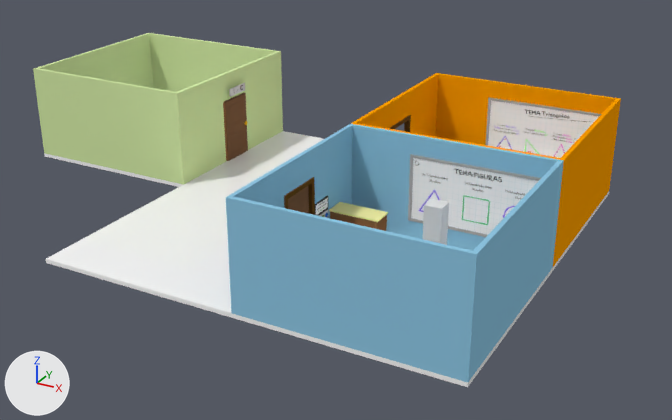
The Blender file src/Assets/3Dmodels/FigurarEnviroment.blend, before and after one commit.
Camera for both pictures: a 50 mm lens placed at (7.1, -15.65, 9.36), pointed at (-3.47, 3.56, -0.24). Every picture has the same lights, and +X, +Y and +Z are marked at lower left.

Objects in the first picture: 'Player', 'Room_1_BoardContainer', 'Room_1_BoardContent', 'Room_1_Desk', 'Room_1_Floor', 'Room_1_Wall', 'Room_2_Floor', 'Room_3_BoardContainer', 'Room_3_BoardContent', 'Room_3_Walls', 'Room_4_Door', 'Room_4_Walls'.
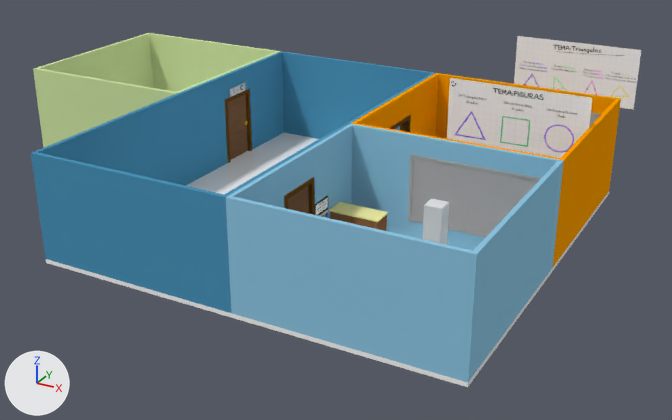
Where the newer file only moved an object's origin or applied its transform, the numbers keep the older frame.

Location of each change, (x1, y1, x2, y2) in pixels of the pictures (672 x 420 px):
'Room_2_Walls', shown (blue)
    after: (31, 51, 435, 313)
'Room_1_BoardContent', reshaped (14% wider)
    before: (411, 158, 538, 235)
    after: (447, 78, 592, 158)
'Room_3_BoardContent', reshaped
    before: (488, 100, 599, 158)
    after: (514, 36, 641, 110)
'Room_1_BoardContainer', moved, rescaled
    both: (408, 154, 541, 237)
'Room_3_BoardContainer', moved, rescaled
    before: (485, 97, 601, 145)
    after: (589, 113, 601, 127)
'Room_2_Floor', unchanged, covered by the edit
    before: (46, 131, 323, 318)
    after: (46, 133, 318, 318)

The change, as a diff of the scene's bpy script:
```diff
--- a/src/Assets/3Dmodels/FigurarEnviroment.blend.py
+++ b/src/Assets/3Dmodels/FigurarEnviroment.blend.py
@@ me_cube_001 @@
 me_cube_001.from_pydata(...)  # 16 vertices, 14 faces; spans x -1.8..1.8, y 2.38..2.4, z 0.25..2.05
 # used by ob_room_1_boardcontainer; location = (0.7, 0.0, 0.27); scale = (0.9, 1.0, 0.9)
+# me_cube_001 part 1: the whole mesh is scaled about its middle by (0.9, 1, 0.9), then moved by (0.0, -2.39, -1.15)
 me_cube_001.materials.append(mat_coloredmaterial)
@@ ob_room_1_boardcontainer @@
 ob_room_1_boardcontainer = bpy.data.objects.new('Room_1_BoardContainer', me_cube_001)
-ob_room_1_boardcontainer.location = (0.7, 0.0, 0.27)
-ob_room_1_boardcontainer.scale = (0.9, 1.0, 0.9)
+ob_room_1_boardcontainer.location = (0.7, 2.39, 1.3)
@@ ob_room_2_walls @@
 ob_room_2_walls.scale = (1.0, 0.5, 1.0)
-ob_room_2_walls.hide_set(True)
@@ ob_room_3_boardcontainer @@
 ob_room_3_boardcontainer = bpy.data.objects.new('Room_3_BoardContainer', me_cube_007)
-ob_room_3_boardcontainer.location = (0.7, 5.0, 0.27)
-ob_room_3_boardcontainer.scale = (0.9, 1.0, 0.9)
+ob_room_3_boardcontainer.location = (0.7, 7.39, 1.3)
```
